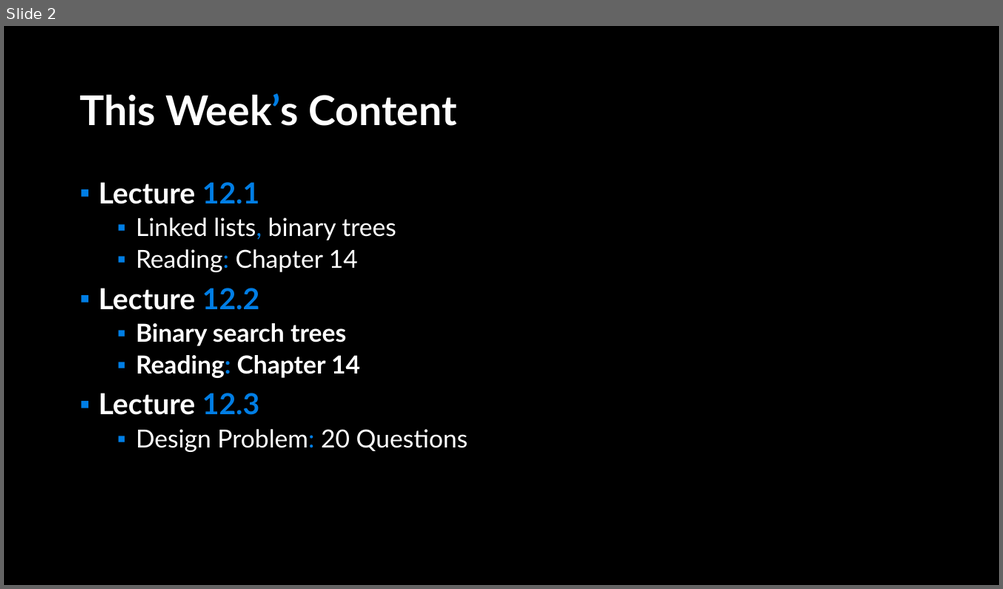
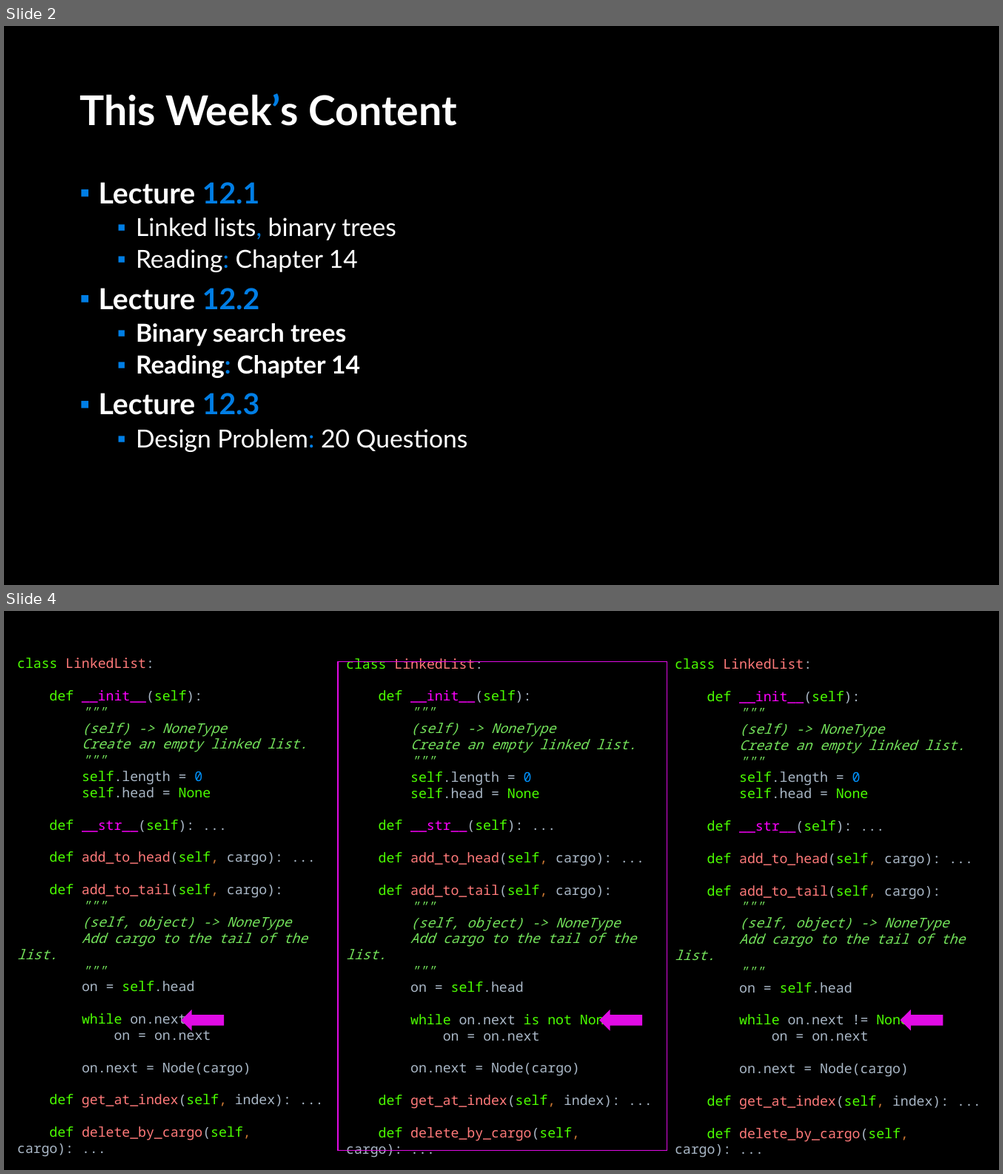
Before and after one commit to APS106/APS106-winter-2022-material, a slide deck: lectures/week12/lecture2/slides/week12_lecture2.pptx. Shown one above the other, each under a label of ours: slide 2 before the commit, slides 2 and 4 after it; the slides between them are not shown. The pictures are 1003x589 and 1003x1174 pixels, drawn with LibreOffice and Linux fonts; fonts in the diff are those of the drawing; background and template pictures are left out. Boxes give left, top, right and bottom in pixels: in the first picture for what was removed or moved away, otherwise in the second. Text is boxed around its words. In the diff, an @@ line names an element or a change of style, - is before the commit and + after.

```diff
--- a/lectures/week12/lecture2/slides/week12_lecture2.pptx
+++ b/lectures/week12/lecture2/slides/week12_lecture2.pptx
@@ slide 4 added at (4,611,999,1170), background picture (left out) @@
@@ text added at (17,658,307,1157), 13 pt, text #A9B7C6 @@
+class LinkedList:
+def __init__(self):
+"""
+(self) -> NoneType
+Create an empty linked list.
+"""
+self.length = 0
+self.head = None
+def __str__(self): ...
+def add_to_head(self, cargo): ...
+def add_to_tail(self, cargo):
+"""
+(self, object) -> NoneType
+Add cargo to the tail of the list.
+"""
+on = self.head
+while on.next:
+on = on.next
+on.next = Node(cargo)
+def get_at_index(self, index): ...
+def delete_by_cargo(self, cargo): ...
@@ rectangle added at (338,662,667,1151), outline #E00BE5 1 pt @@
@@ text added at (346,658,637,1158), 13 pt, text #A9B7C6 @@
+class LinkedList:
+def __init__(self):
+"""
+(self) -> NoneType
+Create an empty linked list.
+"""
+self.length = 0
+self.head = None
+def __str__(self): ...
+def add_to_head(self, cargo): ...
+def add_to_tail(self, cargo):
+"""
+(self, object) -> NoneType
+Add cargo to the tail of the list.
+"""
+on = self.head
+while on.next is not None:
+on = on.next
+on.next = Node(cargo)
+def get_at_index(self, index): ...
+def delete_by_cargo(self, cargo): ...
@@ text added at (674,658,965,1158), 13 pt, text #A9B7C6 @@
+class LinkedList:
+def __init__(self):
+"""
+(self) -> NoneType
+Create an empty linked list.
+"""
+self.length = 0
+self.head = None
+def __str__(self): ...
+def add_to_head(self, cargo): ...
+def add_to_tail(self, cargo):
+"""
+(self, object) -> NoneType
+Add cargo to the tail of the list.
+"""
+on = self.head
+while on.next != None:
+on = on.next
+on.next = Node(cargo)
+def get_at_index(self, index): ...
+def delete_by_cargo(self, cargo): ...
@@ right arrow added at (181,1010,223,1032), fill #E00BE5 @@
@@ right arrow added at (600,1010,642,1032), fill #E00BE5 @@
@@ right arrow added at (900,1010,942,1032), fill #E00BE5 @@
```
Also in this commit, not shown: 2 slides changed, 25 other slides added, 3 other files.
